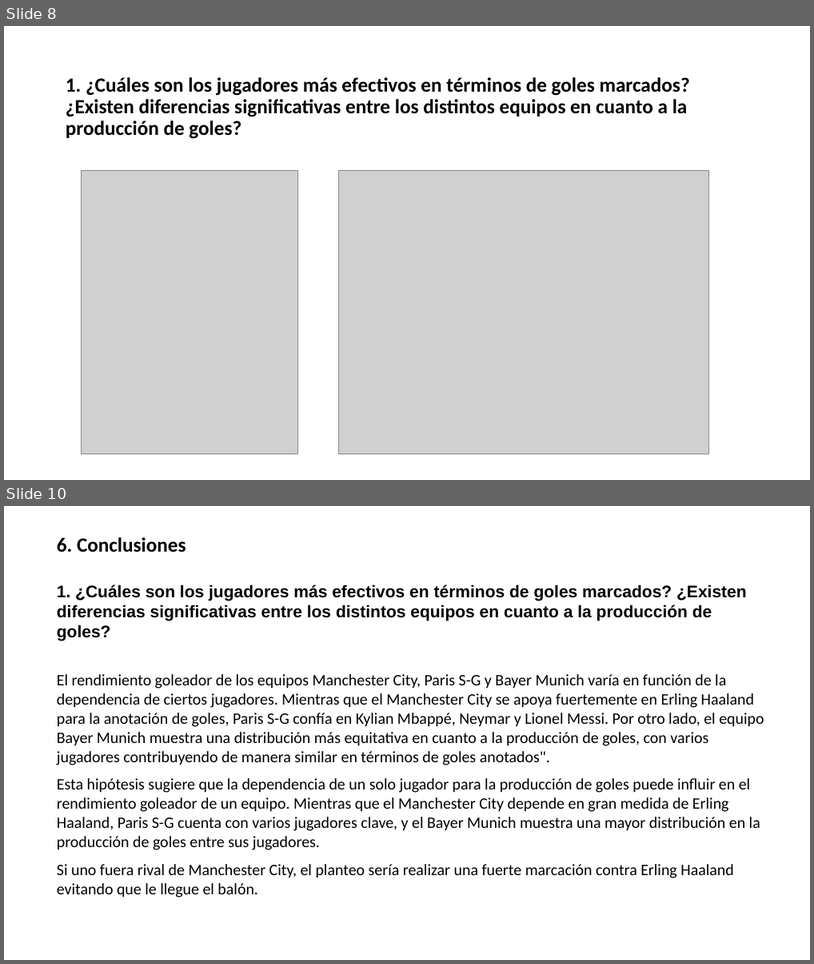
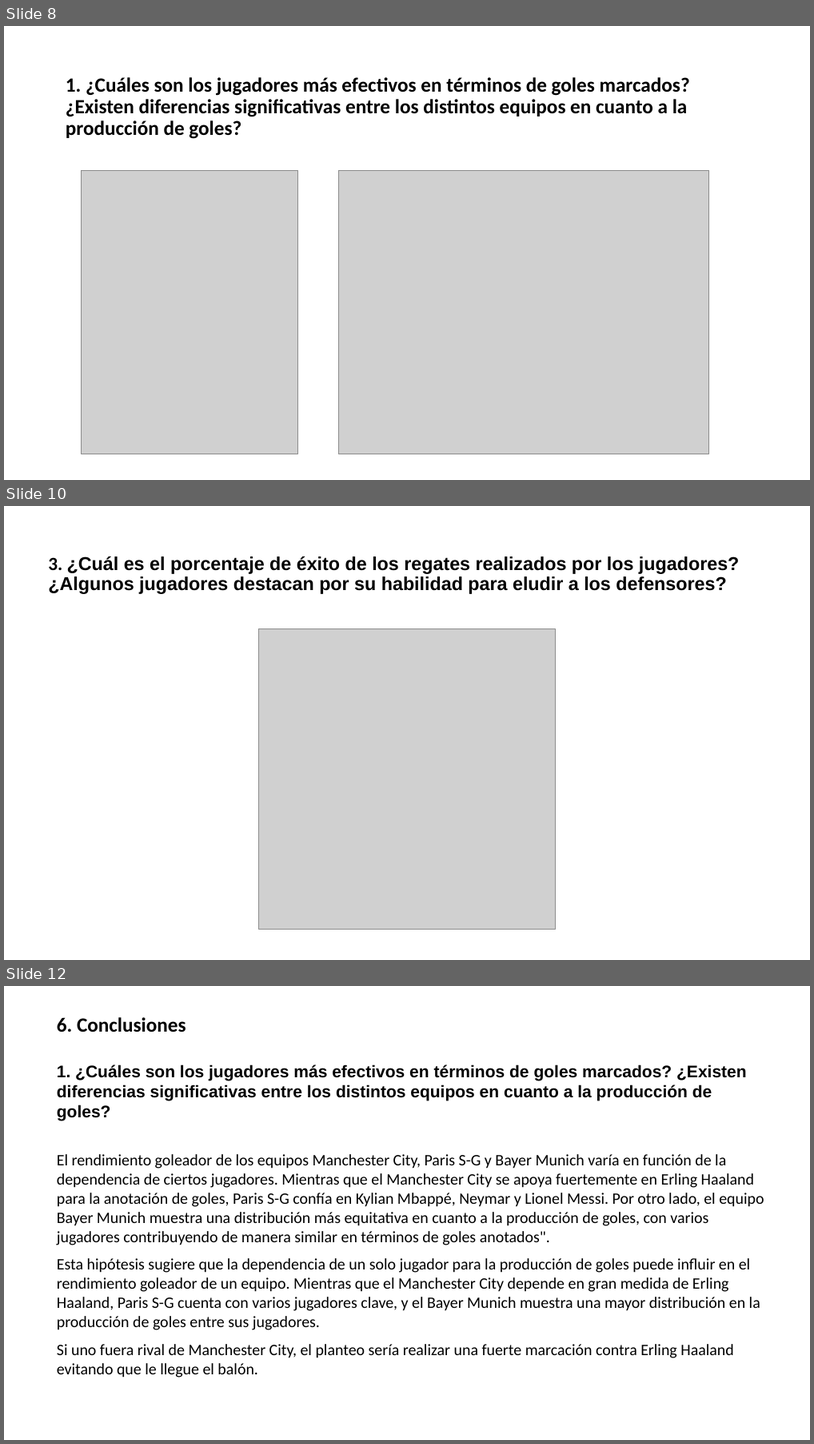
Before and after one commit to IngLuissolis/CoderHouseDataScience, a slide deck: Desafios/Análisis_Datos_Fútbol.pptx. Shown one above the other, each under a label of ours: slides 8 and 10 before the commit, slides 8, 10 and 12 after it; the slides between them are not shown. The pictures are 814x964 and 814x1444 pixels, drawn with LibreOffice and Linux fonts; fonts in the diff are those of the drawing; grey boxes stand for pictures. Boxes give left, top, right and bottom in pixels: in the first picture for what was removed or moved away, otherwise in the second. Text is boxed around its words. In the diff, an @@ line names an element or a change of style, - is before the commit and + after.

```diff
--- a/Desafios/Análisis_Datos_Fútbol.pptx
+++ b/Desafios/Análisis_Datos_Fútbol.pptx
@@ slide 10 added at box(4, 506, 810, 960), background #FFFFFF @@
@@ text added at box(48, 556, 739, 594), 22.2 pt, text #000000, bold @@
+3. ¿Cuál es el porcentaje de éxito de los regates realizados por los jugadores? ¿Algunos jugadores destacan por su habilidad para eludir a los defensores?
@@ picture added at box(258, 629, 556, 929) @@
@@ what was slide 10 is now slide 12 @@
```
Also in this commit, not shown: 1 slide changed, 3 other slides added, 15 other files.
